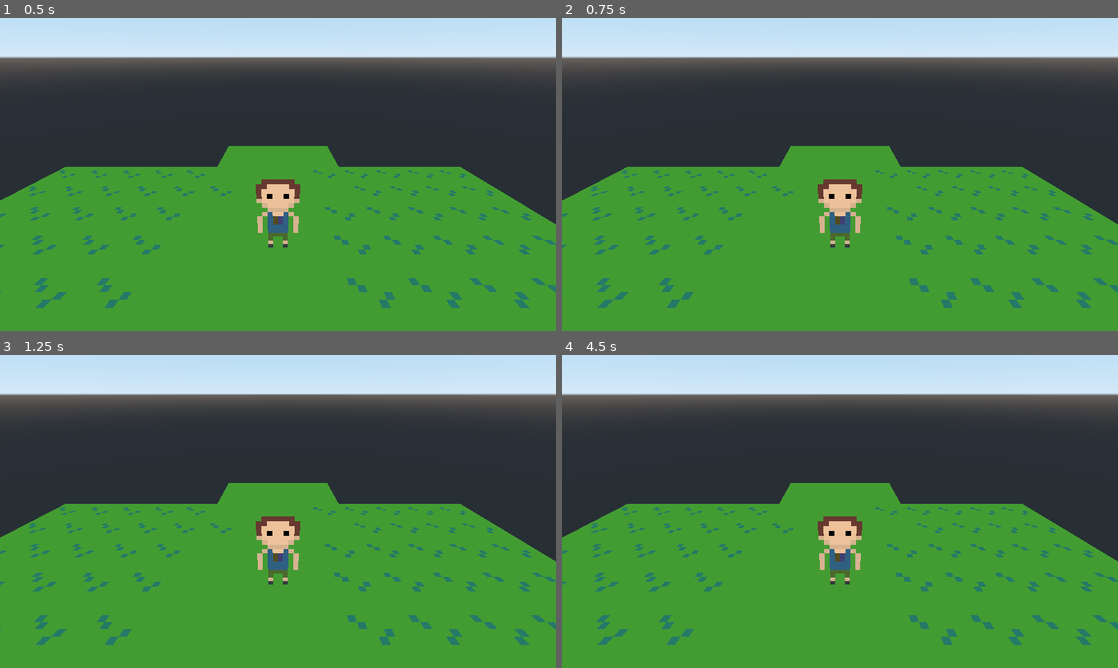
Above: before the commit, frames 1-4 (two rows, left to right).
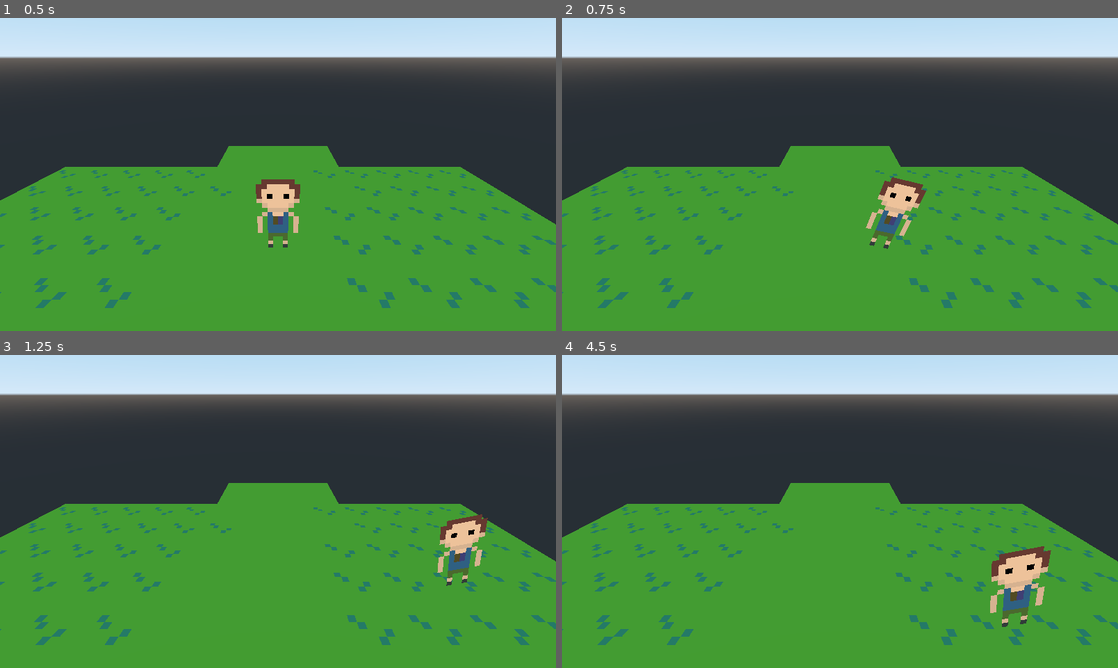
Above: after the commit, the same moments.

Repository: elvodqa/Bloxia
Game: Godot game, scene res://scenes/Overworld_1.tscn
Two runs of this game, one before a commit and one after it. Both use one fixed random seed, a clock stepped at 60 frames per second and the inputs below.
Inputs:
- Up to frame 1 (0.5 s): no input
- Up to frame 2 (0.75 s): tap Enter at 0.5 s; hold Right (player_right) from 0.53 s (still down)
- Up to frame 3 (1.25 s): keep holding Right (player_right)
- Up to frame 4 (4.5 s): release Right (player_right) at 1.28 s; hold Down (player_down) 1.28-2.03 s; tap Space at 2, 3.5 s; hold Right (player_right) 2.03-2.78 s; tap Enter at 2.75 s; hold Up (player_up) 2.78-3.53 s; hold Left (player_left) from 3.53 s (still down)

Frame 1 is identical in both runs. In frame 2, 2.4% of the frame differs, in the area x 46-66%, y 50-74%; in frame 3, 2.4%; in frame 4, 2.8%, in the area x 46-88%, y 51-87%.

Commit message:
Movement

Diff:
--- /dev/null
+++ b/objects/Player.gd
@@ -0,0 +1,47 @@
+extends Spatial
+
+onready var player = $Human
+onready var camera = $Camera
+onready var anim = $AnimationPlayer
+
+var gravity =  Vector3.ZERO  # strength of gravity
+var speed = 4  # movement speed
+var jump_speed = 6  # jump strength
+var spin = 0.1  # rotation speed
+
+var velocity = Vector3.ZERO
+var jump = false
+
+enum STATE {IDLE, WALKING}
+var current_state = STATE.IDLE
+
+
+func get_input():
+	velocity.x = 0
+	velocity.z = 0
+	if Input.is_action_pressed("player_up"):
+		velocity.z -= speed
+		current_state = STATE.WALKING
+	if Input.is_action_pressed("player_down"):
+		velocity.z += speed
+		current_state = STATE.WALKING
+	if Input.is_action_pressed("player_right"):
+		velocity.x += speed
+		current_state = STATE.WALKING
+	if Input.is_action_pressed("player_left"):
+		velocity.x -= speed
+		current_state = STATE.WALKING
+	if !Input.is_action_pressed("player_up") and !Input.is_action_pressed("player_down") and !Input.is_action_pressed("player_right") and !Input.is_action_pressed("player_left"):
+		current_state = STATE.IDLE
+
+	match current_state:
+		STATE.IDLE:
+			anim.play("idle")
+
+		STATE.WALKING:
+			anim.play("walk")
+
+func _physics_process(delta):
+	velocity += gravity * delta
+	get_input()
+	velocity = player.move_and_slide(velocity, Vector3.UP)
--- a/objects/Player.tscn
+++ b/objects/Player.tscn
@@ -1,12 +1,49 @@
-[gd_scene load_steps=2 format=2]
+[gd_scene load_steps=5 format=2]
 
 [ext_resource path="res://objects/creatures/Human.tscn" type="PackedScene" id=1]
+[ext_resource path="res://objects/Player.gd" type="Script" id=2]
+
+[sub_resource type="Animation" id=1]
+resource_name = "idle"
+tracks/0/type = "value"
+tracks/0/path = NodePath("Human:rotation_degrees")
+tracks/0/interp = 1
+tracks/0/loop_wrap = true
+tracks/0/imported = false
+tracks/0/enabled = true
+tracks/0/keys = {
+"times": PoolRealArray( 1 ),
+"transitions": PoolRealArray( 1 ),
+"update": 0,
+"values": [ Vector3( 0, 0, 0 ) ]
+}
+
+[sub_resource type="Animation" id=2]
+resource_name = "walk"
+length = 0.8
+tracks/0/type = "value"
+tracks/0/path = NodePath("Human:rotation_degrees")
+tracks/0/interp = 1
+tracks/0/loop_wrap = true
+tracks/0/imported = false
+tracks/0/enabled = true
+tracks/0/keys = {
+"times": PoolRealArray( 0, 0.2, 0.4, 0.6, 0.8 ),
+"transitions": PoolRealArray( 0.435275, 1.86607, 0.329877, 3.24901, 0.378929 ),
+"update": 0,
+"values": [ Vector3( 0, 0, 0 ), Vector3( 0, 0, -15 ), Vector3( 0, 0, 0 ), Vector3( 0, 0, 15 ), Vector3( 0, 0, 0 ) ]
+}
 
 [node name="Player" type="Spatial"]
 transform = Transform( 8, 0, 0, 0, 8, 0, 0, 0, 1, 0, 0, 0 )
+script = ExtResource( 2 )
 
 [node name="Human" parent="." instance=ExtResource( 1 )]
 
 [node name="Camera" type="Camera" parent="."]
 transform = Transform( 0.125, 2.39794e-05, -1.21867e-06, -2.11118e-05, 0.11279, 0.0538828, 9.149e-05, -0.431062, 0.902322, 0, 0.275529, 2.90032 )
 current = true
+
+[node name="AnimationPlayer" type="AnimationPlayer" parent="."]
+anims/idle = SubResource( 1 )
+anims/walk = SubResource( 2 )
